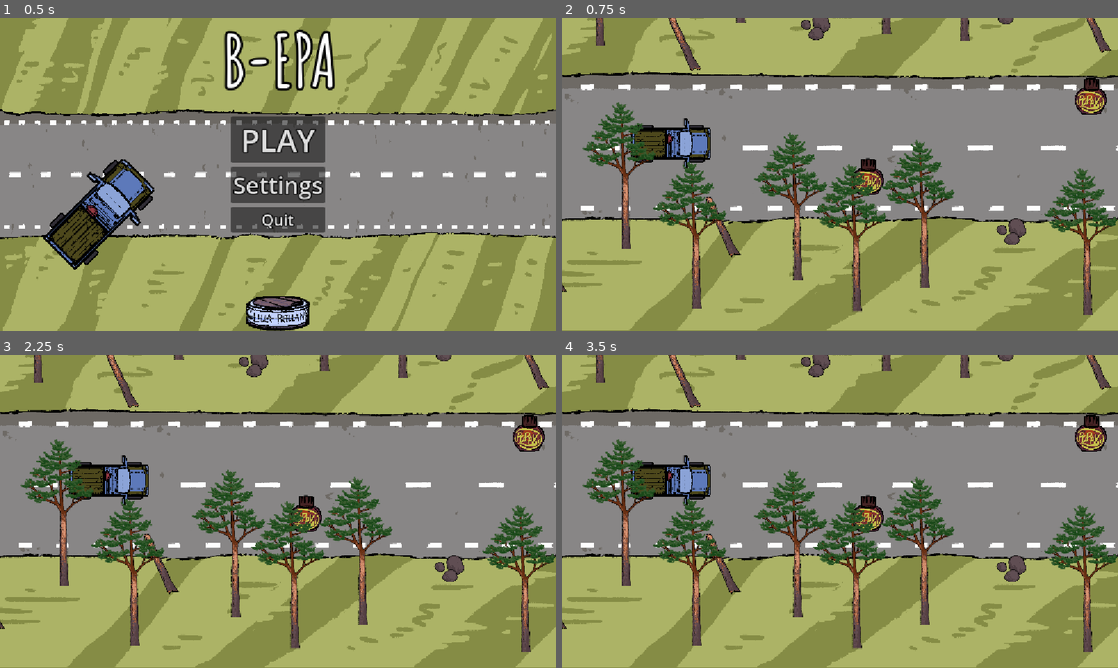
Above: before the commit, frames 1-4 (two rows, left to right).
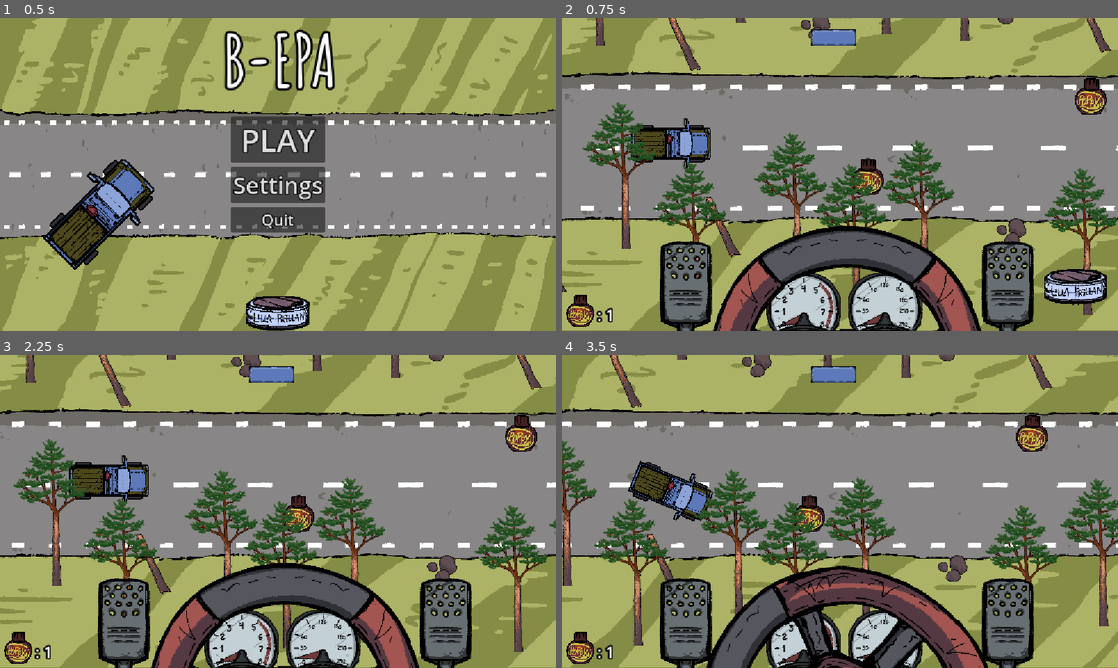
Above: after the commit, the same moments.

Repository: midenfors/project-epa
Game: Godot game, scene res://Scenes/UI/main_menu.tscn
Two runs of this game, one before a commit and one after it. Both use one fixed random seed, a clock stepped at 60 frames per second and the inputs below. The engine's default icon, where the game draws it, is replaced by a stand-in: a white triangle on a blue panel in a dark square.
Inputs (mouse positions are in pixels of both pictures, inside the frame that each line leads up to):
- Up to frame 1 (0.5 s): no input
- Up to frame 2 (0.75 s): click "PLAY" at 0.5 s
- Up to frame 3 (2.25 s): click (272, 373) at 1.27 s; click (444, 633) at 2.02 s
- Up to frame 4 (3.5 s): hold S (Turn Right) from 2.78 s (still down); hold Space (Boost) from 2.78 s (still down)

Frame 1 is identical in both runs. In frame 2, 18% of the frame differs, in the area x 0-98%, y 3-100%; in frame 3, 35%; in frame 4, 55%, in the area x 0-100%, y 0-100%.
Error before the commit: Attempt to call function 'num_snus_remaining' in base 'null instance' on a null instance. (res://Scripts/car.gd:103)

Commit message:
fixed big error

Diff:
--- a/Scenes/UI/hud.tscn
+++ b/Scenes/UI/hud.tscn
@@ -20,6 +20,7 @@
 [ext_resource type="Script" uid="uid://w5gl52gct288" path="res://Scripts/end_screen.gd" id="11_cna6x"]
 [ext_resource type="Texture2D" uid="uid://dsyimaf87drrm" path="res://Assets/Art/Car_Engine3.png" id="12_k24i8"]
 [ext_resource type="PackedScene" uid="uid://jlu1jv40kyf0" path="res://Scenes/car.tscn" id="18_qff6j"]
+[ext_resource type="Texture2D" uid="uid://df4jvpou6f0fg" path="res://Assets/Art/Buy Button.png" id="19_e17ao"]
 
 [sub_resource type="Gradient" id="Gradient_7wqu8"]
 offsets = PackedFloat32Array(1)
@@ -282,6 +283,18 @@
 scale = Vector2(1.9221945, 1.9221945)
 faux = true
 
+[node name="UpgradeButton" type="TextureButton" parent="Dashboard" unique_id=1532862498]
+layout_mode = 1
+anchors_preset = 5
+anchor_left = 0.5
+anchor_right = 0.5
+offset_left = -61.0
+offset_top = 23.0
+offset_right = 34.0
+offset_bottom = 59.0
+grow_horizontal = 2
+texture_normal = ExtResource("19_e17ao")
+
 [node name="PauseScreen" type="Control" parent="." unique_id=1957676972]
 process_mode = 3
 visible = false
--- a/Scenes/world.tscn
+++ b/Scenes/world.tscn
@@ -2,15 +2,15 @@
 
 [ext_resource type="Script" uid="uid://y5lbexiudvff" path="res://Scripts/world.gd" id="1_5a7ea"]
 [ext_resource type="PackedScene" uid="uid://jlu1jv40kyf0" path="res://Scenes/car.tscn" id="2_go701"]
+[ext_resource type="PackedScene" uid="uid://c478xcut2pbio" path="res://pedal_controls.tscn" id="4_fo5ed"]
 [ext_resource type="PackedScene" uid="uid://cc78tv4k0beqg" path="res://Scenes/audio_manager.tscn" id="5_5ukr8"]
+[ext_resource type="PackedScene" uid="uid://dvhqp0ov4flbi" path="res://Scenes/UI/hud.tscn" id="5_fo5ed"]
 
 [sub_resource type="RectangleShape2D" id="RectangleShape2D_5a7ea"]
 size = Vector2(32, 2231)
 
 [node name="world" type="Node" unique_id=521325791]
 script = ExtResource("1_5a7ea")
-
-[node name="CanvasLayer2" type="CanvasLayer" parent="." unique_id=203217801]
 
 [node name="RoadParent" type="Marker2D" parent="." unique_id=1470602965]
 position = Vector2(-678, 0)
@@ -28,6 +28,11 @@
 
 [node name="CanvasLayer" type="CanvasLayer" parent="." unique_id=1650432471]
 
+[node name="HUD" parent="CanvasLayer" unique_id=341932580 instance=ExtResource("5_fo5ed")]
+
+[node name="PedalControls" parent="CanvasLayer/HUD" unique_id=1547500086 instance=ExtResource("4_fo5ed")]
+layout_mode = 1
+
 [node name="AudioManager" parent="." unique_id=509873445 instance=ExtResource("5_5ukr8")]
 
 [node name="Camera2D" type="Camera2D" parent="." unique_id=1451290446]
Not shown, changed: Assets/Audio/Poppy Bottle.wav.import
